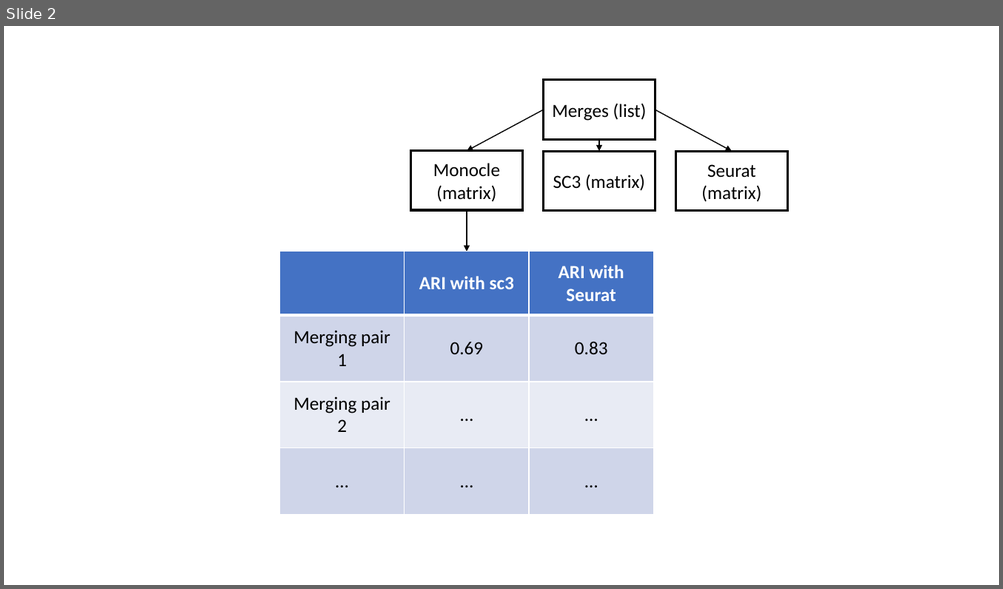
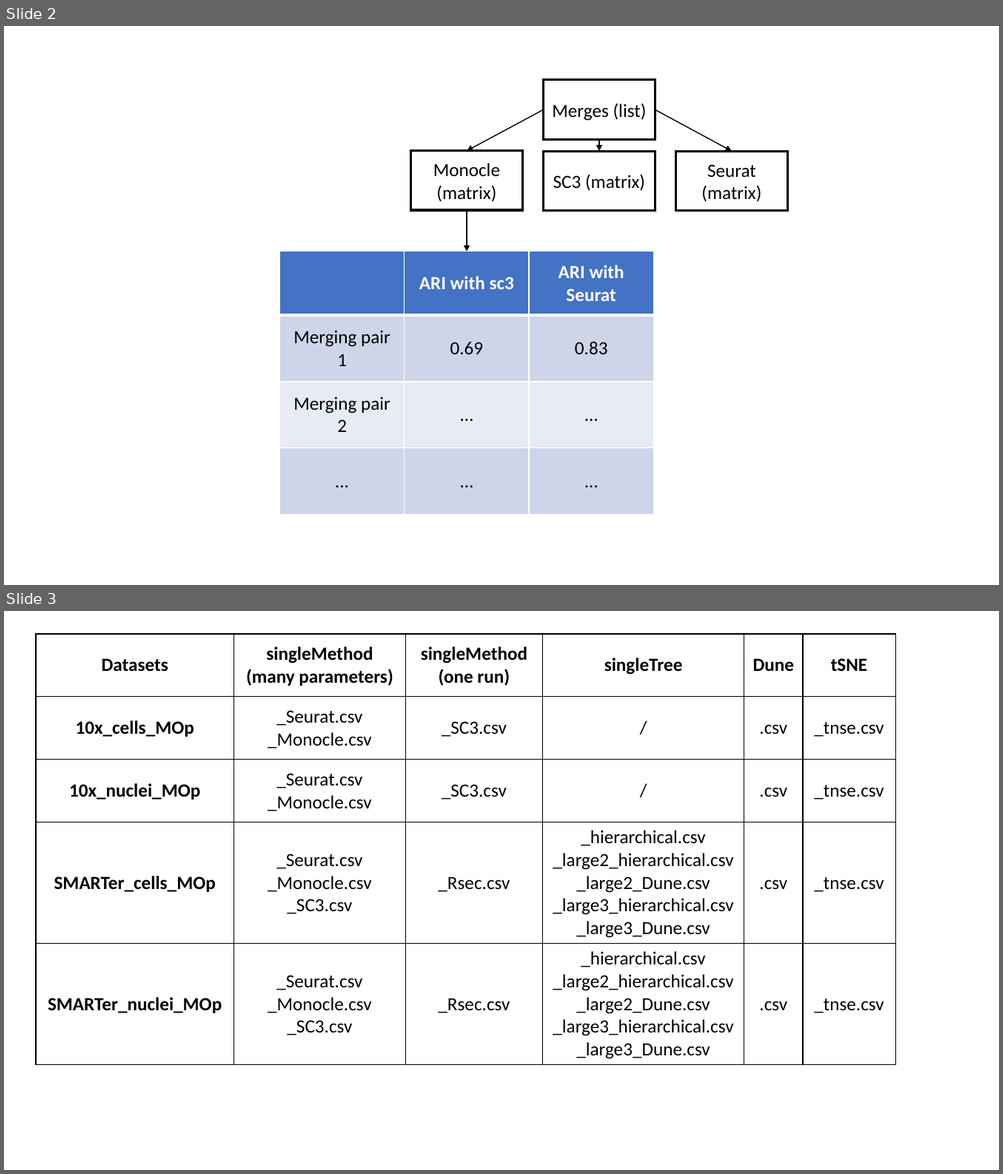
Before and after one commit to HectorRDB/Pipeline_Brain, a slide deck: Figures/workflow/workflow.pptx. Shown one above the other, each under a label of ours: slide 2 before the commit, slides 2 and 3 after it. The pictures are 1003x589 and 1003x1174 pixels, drawn with LibreOffice and Linux fonts; fonts in the diff are those of the drawing. Boxes give left, top, right and bottom in pixels: in the first picture for what was removed or moved away, otherwise in the second. Text is boxed around its words. In the diff, an @@ line names an element or a change of style, - is before the commit and + after.

```diff
--- a/Figures/workflow/workflow.pptx
+++ b/Figures/workflow/workflow.pptx
@@ slide 3 added at box(4, 611, 999, 1170), background #FFFFFF @@
@@ table added at box(36, 634, 895, 1062), 5 rows, 6 columns @@
+Datasets | singleMethod / (many parameters) | singleMethod / (one run) | singleTree | Dune | tSNE
+10x_cells_MOp | _Seurat.csv / _Monocle.csv | _SC3.csv | / | .csv | _tnse.csv
+10x_nuclei_MOp | _Seurat.csv / _Monocle.csv | _SC3.csv | / | .csv | _tnse.csv
+SMARTer_cells_MOp | _Seurat.csv / _Monocle.csv / _SC3.csv | _Rsec.csv | _hierarchical.csv / _large2_hierarchical.csv / _large2_Dune.csv / _large3_hierarchical.csv / _large3_Dune.csv | .csv | _tnse.csv
+SMARTer_nuclei_MOp | _Seurat.csv / _Monocle.csv / _SC3.csv | _Rsec.csv | _hierarchical.csv / _large2_hierarchical.csv / _large2_Dune.csv / _large3_hierarchical.csv / _large3_Dune.csv | .csv | _tnse.csv
```
Also in this commit, not shown: 8 other files.
